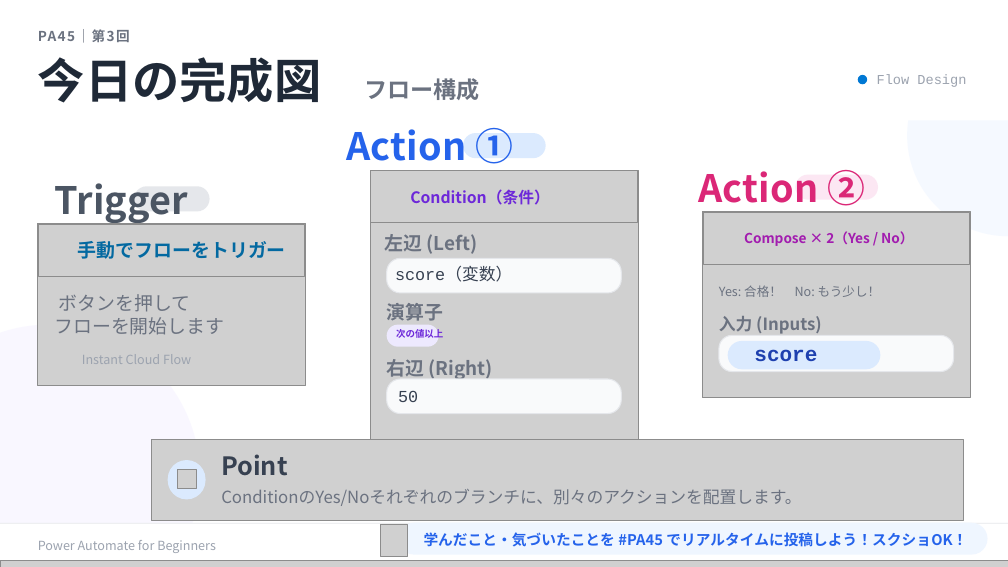
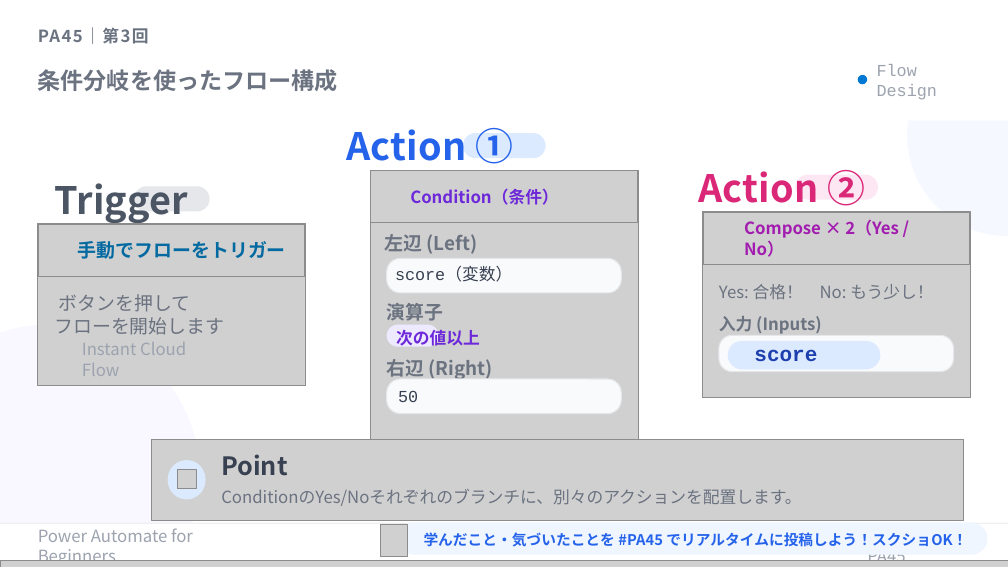
Before and after one commit to Haru-PowerPlatform/pa45, a slide deck: slide 9 of assets/pa45/P003_PA45_条件分岐_20260401.pptx. Drawn at 1008x567 pixels with LibreOffice and Linux fonts; fonts in the diff are those of the drawing; grey boxes stand for pictures; background and template pictures are left out. Boxes give left, top, right and bottom in pixels: in the first picture for what was removed or moved away, otherwise in the second. Text is boxed around its words. In the diff, an @@ line names an element or a change of style, - is before the commit and + after.

```diff
--- a/assets/pa45/P003_PA45_条件分岐_20260401.pptx
+++ b/assets/pa45/P003_PA45_条件分岐_20260401.pptx
@@ text at (38,69,338,91): text changed; size 45 to 22 pt; text colour #1F2937 to #6B7280 @@
-今日の完成図 フロー構成
+条件分岐を使ったフロー構成
@@ size 13 to 16 pt in 3 elements at (744,220,899,257), (38,27,149,44), (877,64,937,100) @@
@@ text "Condition（条件）" at (410,188,558,205): size 15 to 16 pt @@
@@ text "次の値以上" at (396,330,480,346): size 9 to 16 pt @@
@@ size 12 to 16 pt in 4 elements at (82,342,186,376), (719,284,933,299), (38,528,193,561), (867,533,944,567) @@
```
Also in this commit, not shown: 14 other slides changed, 1 slide added, 3 other files.
